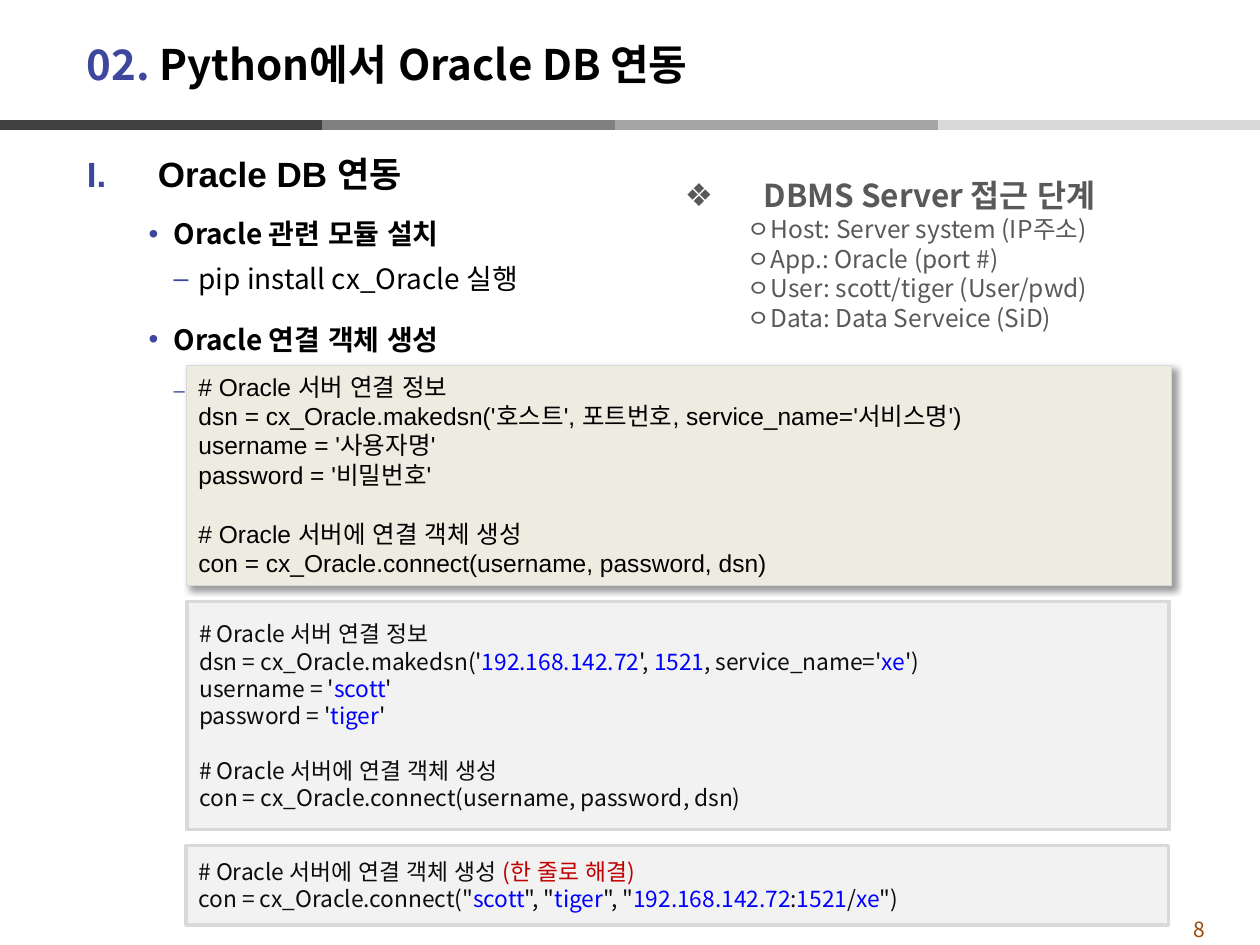
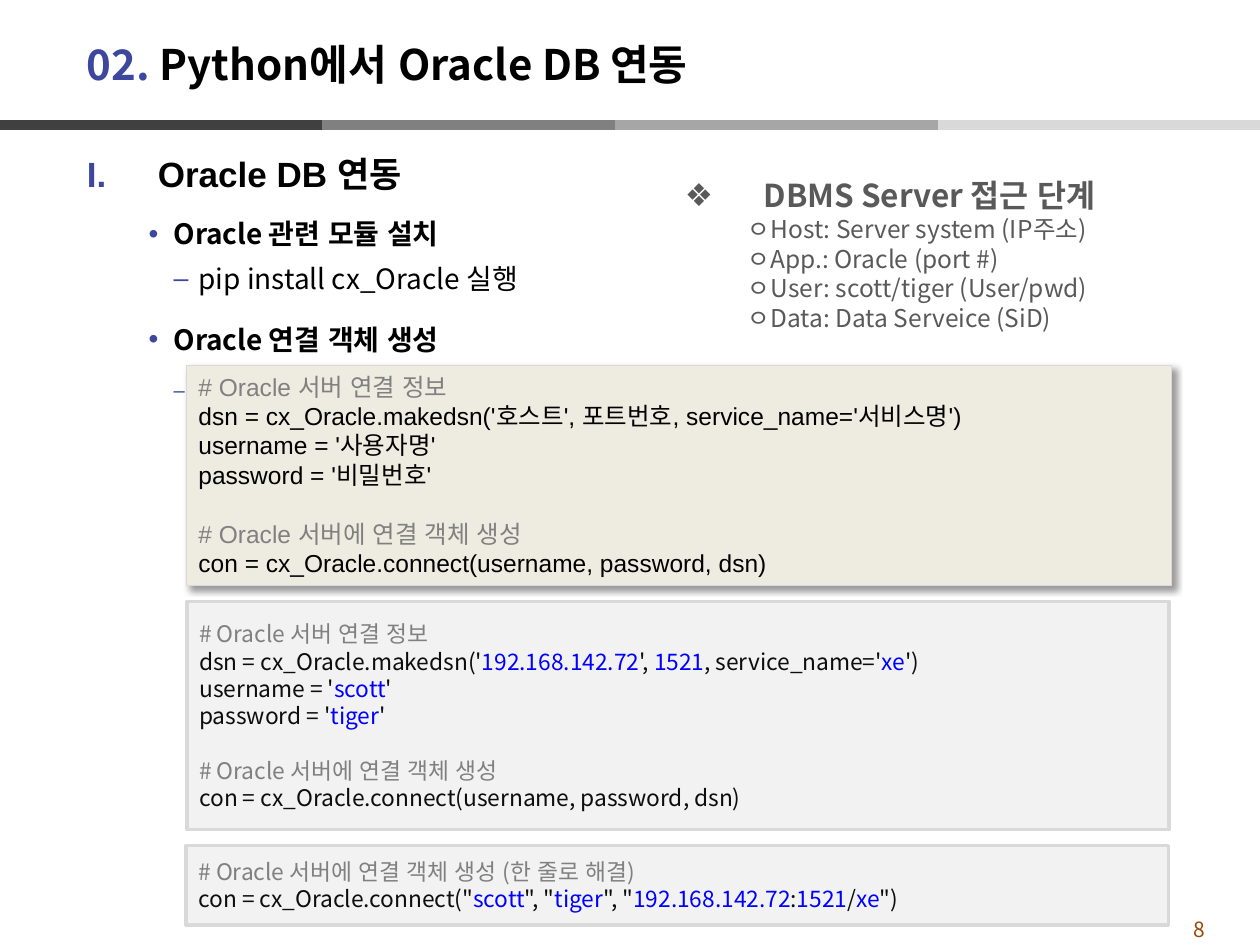
Before and after one commit to dndxor/BCPy, a slide deck: slide 8 of Ch14-Database연동.pptx. Drawn at 1260x945 pixels with LibreOffice and Linux fonts; fonts in the diff are those of the drawing. Boxes give left, top, right and bottom in pixels: in the first picture for what was removed or moved away, otherwise in the second. Text is boxed around its words. In the diff, an @@ line names an element or a change of style, - is before the commit and + after.

```diff
--- a/Ch14-Database연동.pptx
+++ b/Ch14-Database연동.pptx
@@ text in rectangle at [219, 376, 522, 545]: text colour #000000 to #808080 in "# Oracle 서버 연결 정보", "# Oracle 서버에 연결 객체 생성" @@
@@ text in rectangle at [217, 623, 498, 781]: text colour #0D0D0D to #808080 in "# Oracle 서버 연결 정보", "# Oracle 서버에 연결 객체 생성" @@
@@ text in rectangle at [216, 861, 635, 884]: text colour #0D0D0D to #808080 in "# Oracle 서버에 연결 객체 생성"; text colour #C00000 to #808080 in "(한 줄로 해결)" @@
```
Also in this commit, not shown: 15 other slides changed, 1 slide removed, 42 other files.
